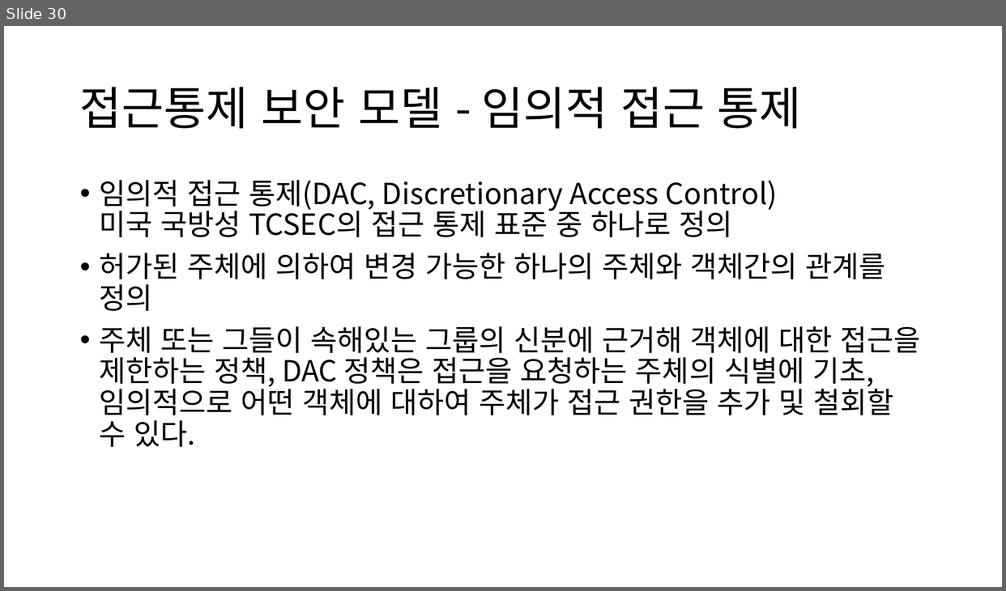
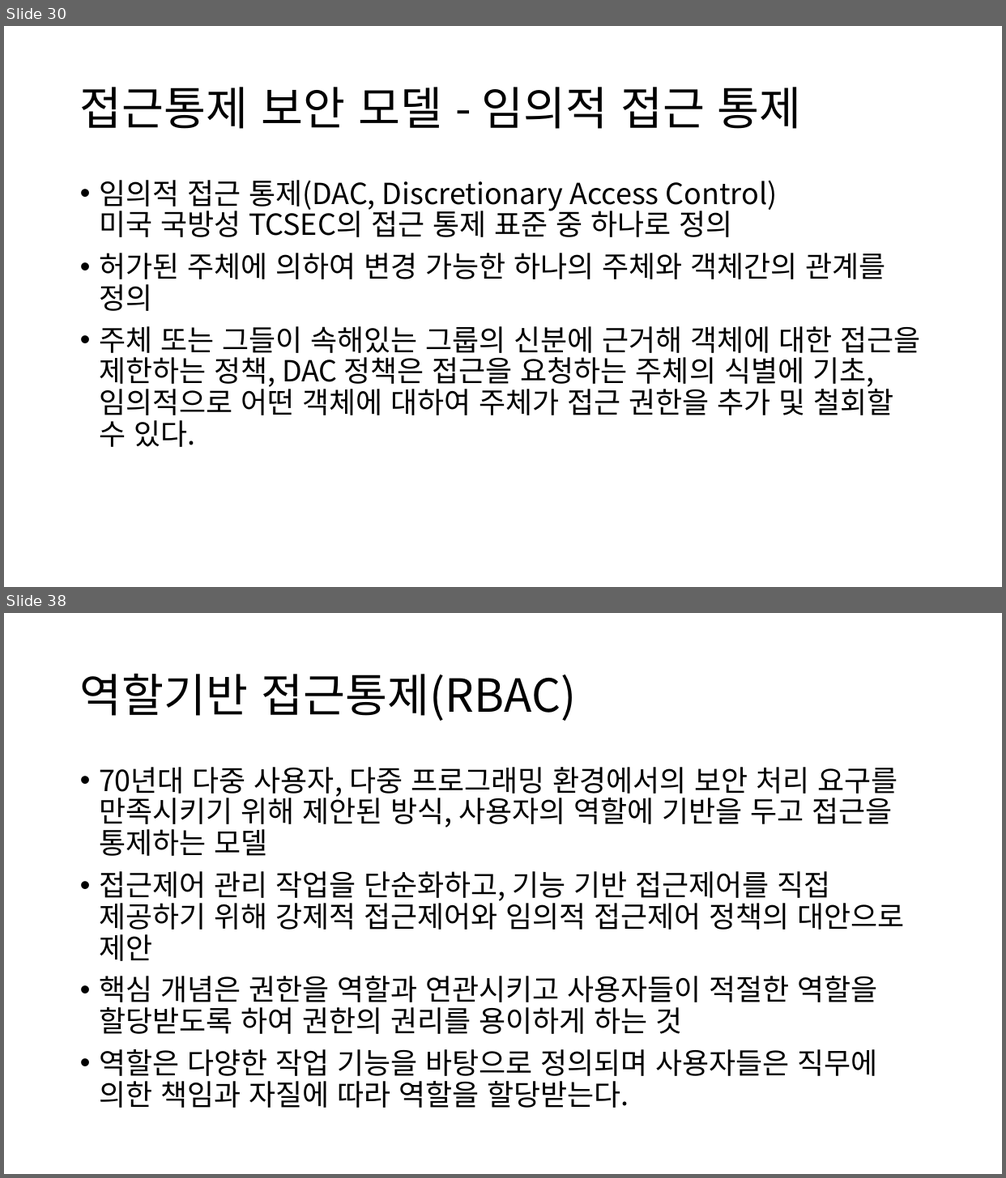
Before and after one commit to YJLII/Security, a slide deck: 정보보호론 Part 03 접근통제.pptx. Shown one above the other, each under a label of ours: slide 30 before the commit, slides 30 and 38 after it; the slides between them are not shown. The pictures are 1006x591 and 1006x1178 pixels, drawn with LibreOffice and Linux fonts; fonts in the diff are those of the drawing. Boxes give left, top, right and bottom in pixels: in the first picture for what was removed or moved away, otherwise in the second. Text is boxed around its words. In the diff, an @@ line names an element or a change of style, - is before the commit and + after.

```diff
--- a/정보보호론 Part 03 접근통제.pptx
+++ b/정보보호론 Part 03 접근통제.pptx
@@ slide 38 added at bbox=[4, 613, 1002, 1174], background #FFFFFF @@
@@ title added at bbox=[80, 673, 577, 721], 44 pt, text #000000 @@
+역할기반 접근통제(RBAC)
@@ text added at bbox=[99, 767, 905, 1108], 28 pt, text #000000 @@
+• 70년대 다중 사용자, 다중 프로그래밍 환경에서의 보안 처리 요구를 만족시키기 위해 제안된 방식, 사용자의 역할에 기반을 두고 접근을 통제하는 모델
+• 접근제어 관리 작업을 단순화하고, 기능 기반 접근제어를 직접 제공하기 위해 강제적 접근제어와 임의적 접근제어 정책의 대안으로 제안
+• 핵심 개념은 권한을 역할과 연관시키고 사용자들이 적절한 역할을 할당받도록 하여 권한의 권리를 용이하게 하는 것
+• 역할은 다양한 작업 기능을 바탕으로 정의되며 사용자들은 직무에 의한 책임과 자질에 따라 역할을 할당받는다.
```
Also in this commit, not shown: 1 slide changed, 7 other slides added.
